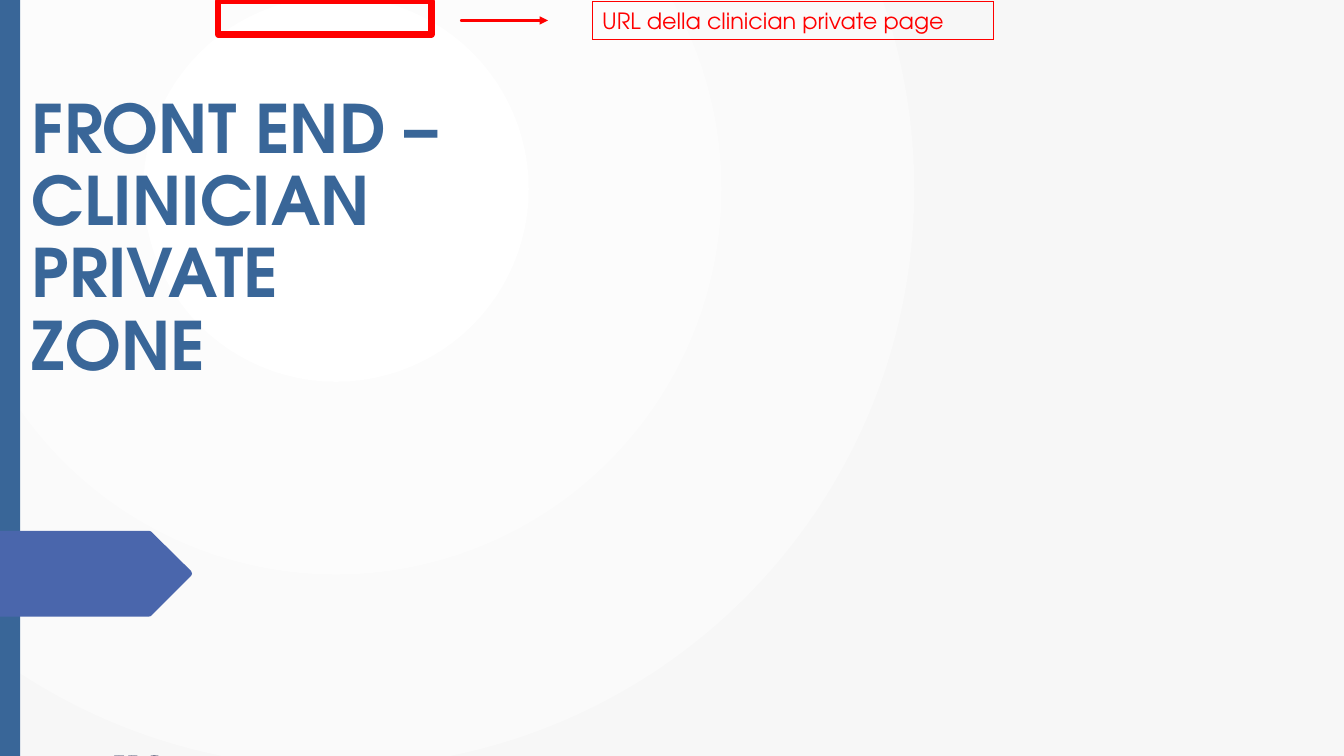
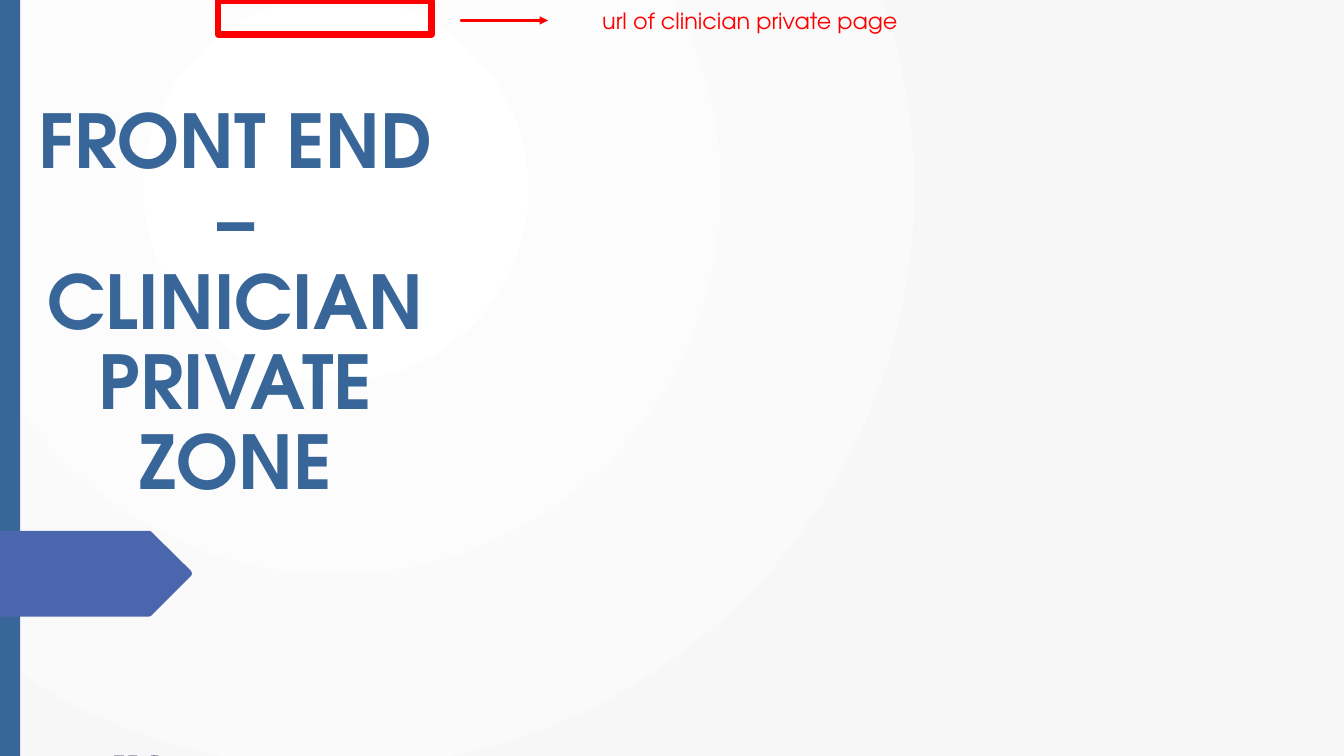
Before and after one commit to edo98811/IoT_project, a slide deck: slide 11 of Documenti/progetto_finale_last.pptx. Drawn at 1344x756 pixels with LibreOffice and Linux fonts; fonts in the diff are those of the drawing; background and template pictures are left out. Boxes give left, top, right and bottom in pixels: in the first picture for what was removed or moved away, otherwise in the second. Text is boxed around its words. In the diff, an @@ line names an element or a change of style, - is before the commit and + after.

Commit message:
ppt

```diff
--- a/Documenti/progetto_finale_last.pptx
+++ b/Documenti/progetto_finale_last.pptx
@@ text "url of clinician private page": place and size @@
-text "url of clinician private page" at (593, 2, 994, 39)
+text "url of clinician private page" at (602, 12, 897, 34)
@@ text "url of clinician private page" at (602, 12, 897, 34): outline #FF0000 0.75 pt to none @@
@@ text at (602, 12, 897, 34): text changed @@
-URL della clinician private page
+url of clinician private page
@@ text "FRONT END – CLINICIAN PRIVATE ...": place and size @@
-text "FRONT END – CLINICIAN PRIVATE ..." at (32, 102, 386, 371)
+text "FRONT END – CLINICIAN PRIVATE ..." at (39, 112, 432, 490)
@@ text "FRONT END – CLINICIAN PRIVATE ..." at (39, 112, 432, 490): size 47.7 to 53 pt; alignment left to centre @@
```
Also in this commit, not shown: 15 other slides changed, 7 slides added, 6 slides removed.
